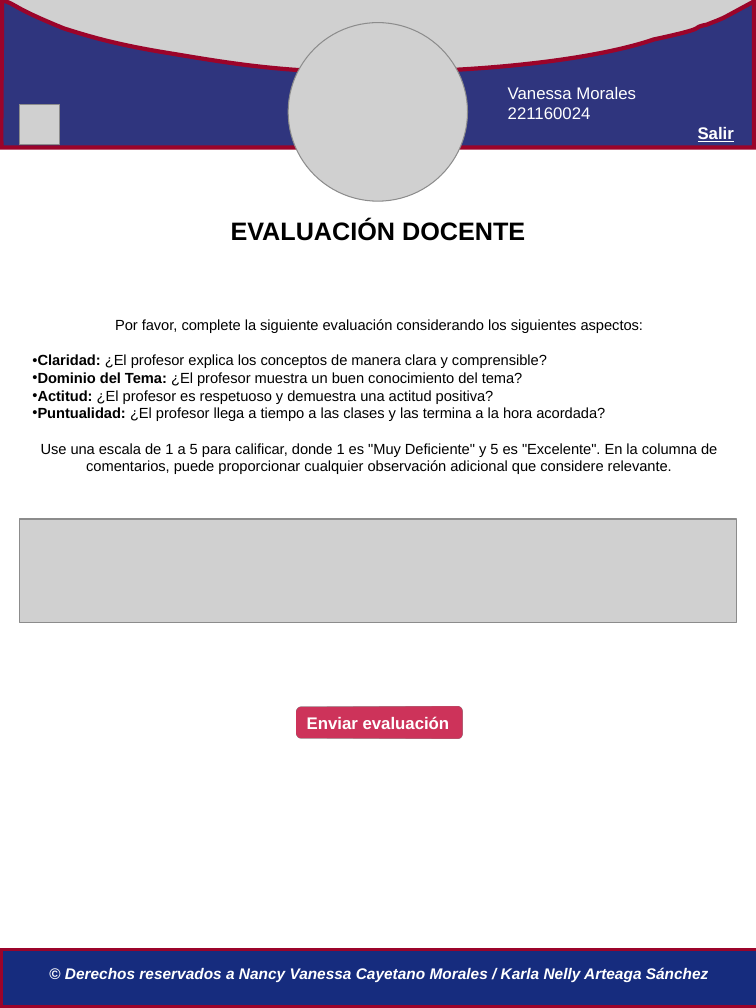
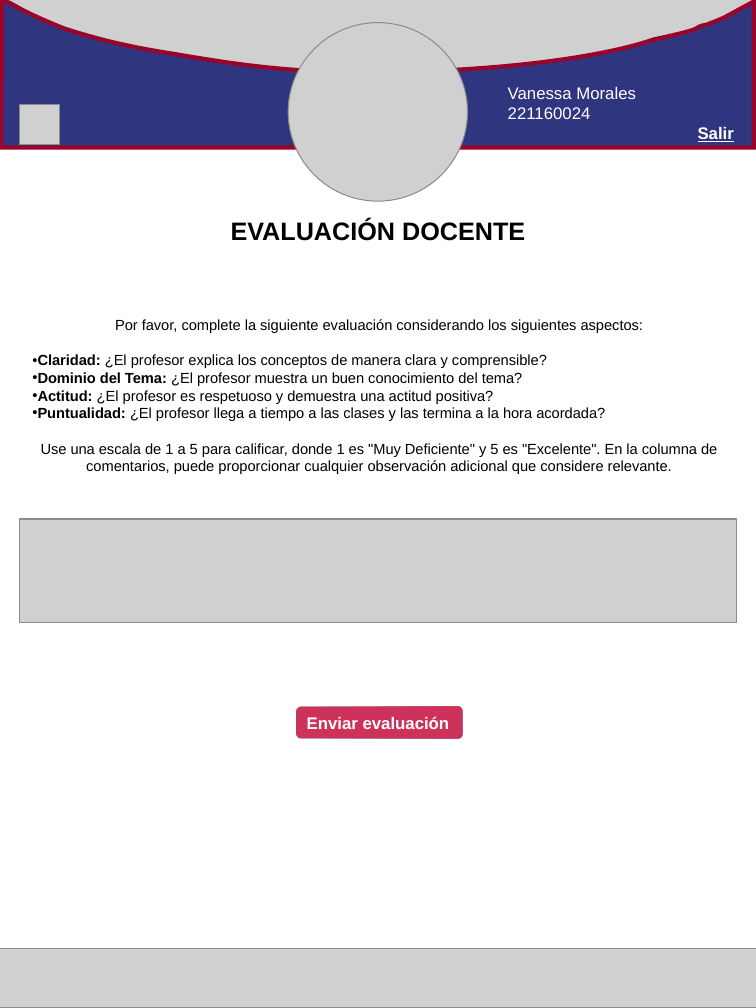
Before and after one commit to IngMiranda/TecnologiasWeb_9, a slide deck: slide 7 of Propuesta-páginas-alumno.pptx (slide 6 before the commit). Drawn at 756x1008 pixels with LibreOffice and Linux fonts; fonts in the diff are those of the drawing; grey boxes stand for pictures. Boxes give left, top, right and bottom in pixels: in the first picture for what was removed or moved away, otherwise in the second. Text is boxed around its words. In the diff, an @@ line names an element or a change of style, - is before the commit and + after.

```diff
--- a/Propuesta-páginas-alumno.pptx
+++ b/Propuesta-páginas-alumno.pptx
@@ picture added at (x1=0, y1=949, x2=756, y2=1008) @@
@@ rectangle removed at (x1=1, y1=950, x2=756, y2=1007) @@
@@ text removed at (x1=65, y1=967, x2=709, y2=982) @@
-© Derechos reservados a Nancy Vanessa Cayetano Morales / Karla Nelly Arteaga Sánchez
```
Also in this commit, not shown: 6 other slides changed, 5 slides added.
